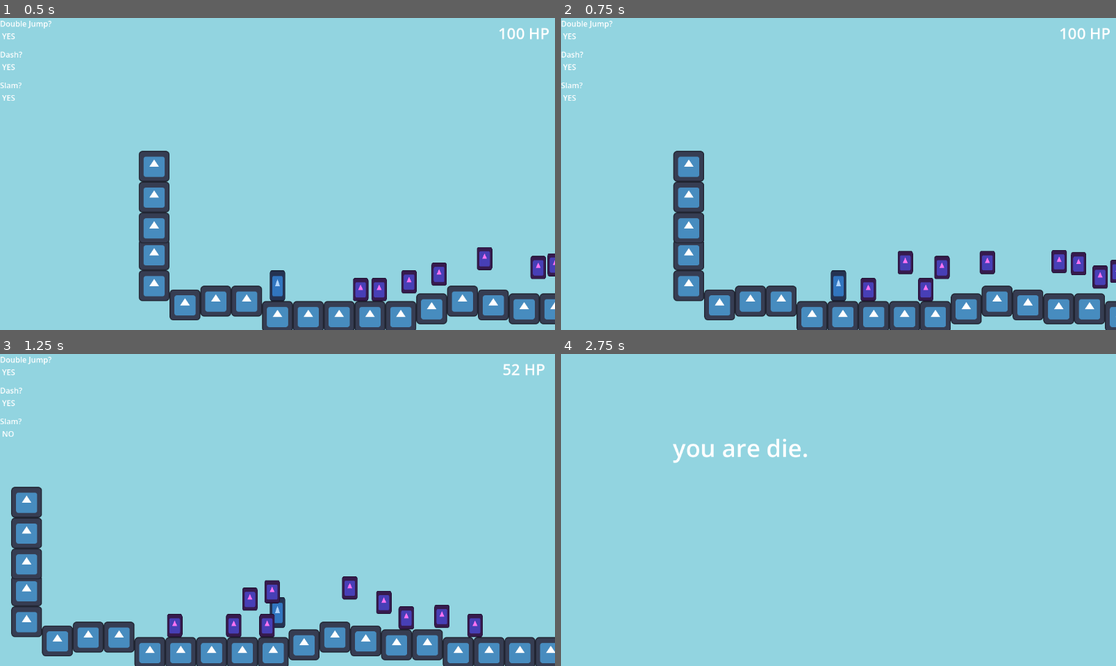
Above: before the commit, frames 1-4 (two rows, left to right).
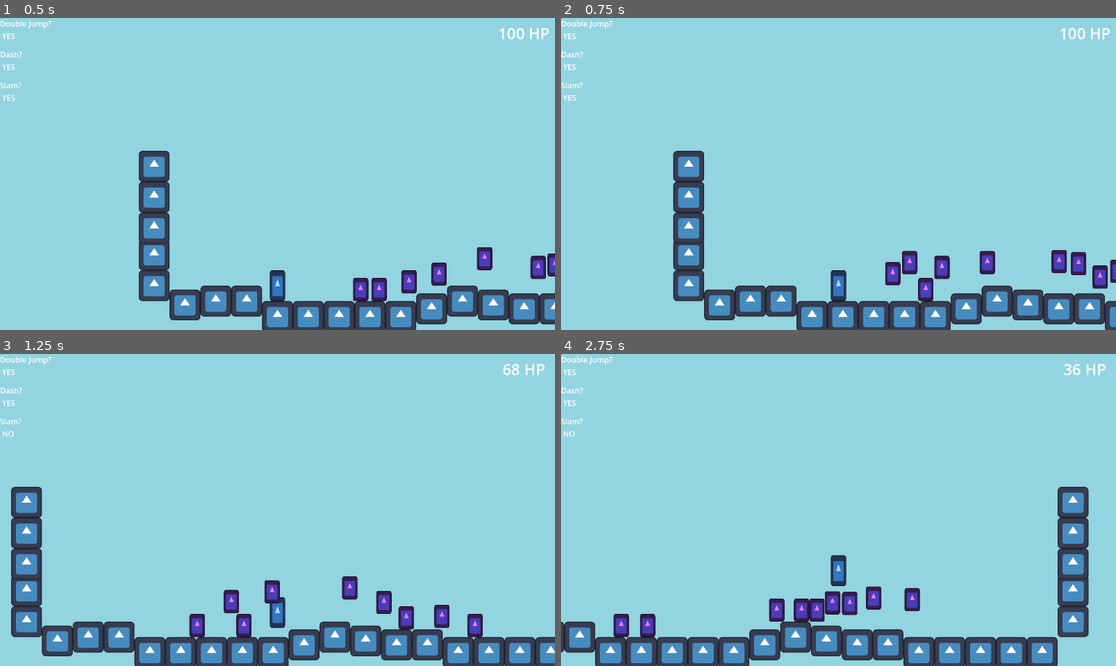
Above: after the commit, the same moments.

Repository: HeroHunterIguess/untitled-wip-game
Game: Godot game, scene res://scenes/worlds/test_scene.tscn
The game is run twice, just before and just after one commit, with the same random seed, the same clock (stepped at 60 frames per second) and the same inputs. The engine's default icon, where the game draws it, is replaced by a stand-in: a white triangle on a blue panel in a dark square.
Inputs (mouse positions are in pixels of both pictures, inside the frame that each line leads up to):
- Up to frame 1 (0.5 s): no input
- Up to frame 2 (0.75 s): move the mouse to (960, 158) at 0.52 s; hold D (right) from 0.53 s (still down); right-click (960, 158) at 0.6 s
- Up to frame 3 (1.25 s): keep holding D (right); tap Space (double jump) at 0.77 s; tap F (ground_slam) at 0.8 s
- Up to frame 4 (2.75 s): move the mouse to (727, 525) at 1.27 s; tap F (ground_slam) at 1.35, 2.3 s; tap Space (double jump) at 1.52 s; right-click (727, 525) at 1.55 s; move the mouse to (894, 441) at 2.02 s; release D (right) at 2.03 s; hold A (left) from 2.03 s (still down); tap E (air_freeze) at 2.1 s

Frame 1 is identical in both runs. In frame 2, 0.6% of the frame differs, in the area x 53-65%, y 74-91%; in frame 3, 1.4%; in frame 4, 14%, in the area x 0-99%, y 0-100%.

Commit message:
add grenade attack

Diff:
--- a/scenes/attacks/grenade.tscn
+++ b/scenes/attacks/grenade.tscn
@@ -1,16 +1,28 @@
 [gd_scene format=3 uid="uid://ds22x58gu42nr"]
 
+[ext_resource type="Script" uid="uid://bp1u6kmcrvwt7" path="res://scripts/game/grenade.gd" id="1_jionv"]
 [ext_resource type="Texture2D" uid="uid://bvhe2m66j7025" path="res://icon.svg" id="1_mmjb5"]
 
+[sub_resource type="CircleShape2D" id="CircleShape2D_mmjb5"]
+radius = 24.0
+
 [sub_resource type="CircleShape2D" id="CircleShape2D_jionv"]
-radius = 16.0
+radius = 144.0
 
-[node name="grenade" type="Area2D" unique_id=703206288]
+[node name="grenade" type="RigidBody2D" unique_id=1173475647]
+script = ExtResource("1_jionv")
 
-[node name="Icon" type="Sprite2D" parent="." unique_id=14583657]
-position = Vector2(-1.1920929e-07, -1.1920929e-07)
-scale = Vector2(0.21875001, 0.21875001)
+[node name="Icon" type="Sprite2D" parent="." unique_id=1018795479]
+position = Vector2(-2.3841858e-07, -2.3841858e-07)
+scale = Vector2(0.3125, 0.3125)
 texture = ExtResource("1_mmjb5")
 
-[node name="CollisionShape2D" type="CollisionShape2D" parent="." unique_id=1886365460]
+[node name="CollisionShape2D" type="CollisionShape2D" parent="." unique_id=1562555570]
+shape = SubResource("CircleShape2D_mmjb5")
+
+[node name="explosion_radius" type="Area2D" parent="." unique_id=2090664838]
+
+[node name="CollisionShape2D" type="CollisionShape2D" parent="explosion_radius" unique_id=913717367]
 shape = SubResource("CircleShape2D_jionv")
+
+[connection signal="area_entered" from="explosion_radius" to="." method="_on_explosion_radius_area_entered"]
--- /dev/null
+++ b/scripts/game/grenade.gd
@@ -0,0 +1,29 @@
+extends RigidBody2D
+
+var velocity = Vector2(0,0)
+var is_on_floor = false
+
+const KNOCKBACK = 1000
+const DAMAGE = 60
+
+func _physics_process(delta):
+
+	# apply gravity & movement
+	velocity.y += global.GRAVITY
+	if velocity.y > global.TERMINAL_VELOCITY:
+		velocity.y = global.TERMINAL_VELOCITY
+
+	move_and_collide(velocity * delta)
+
+# explode when it hits an enemy
+func _on_explosion_radius_area_entered(area: Area2D) -> void:
+	# UPDATE THIS TO ENSURE ITS NOT CALLING FUNCTIONS ON ANOTHER GRENADE INSTANCE WHICH ERRORS
+	if !area.is_in_group("player"):
+		area.get_parent().take_damage(DAMAGE)
+
+	if area.to_local(self.global_position).x >= 0:
+		area.get_parent().take_kb(KNOCKBACK, false)
+	else:
+		area.get_parent().take_kb(KNOCKBACK, true)
+
+	queue_free()
--- a/scripts/game/ground_slam.gd
+++ b/scripts/game/ground_slam.gd
@@ -1,13 +1,13 @@
 extends Area2D
 
-var damage = 55
-var knockback = 1250
+const DAMAGE = 55
+const KNOCKBACK = 1250
 
 func _on_area_entered(area: Area2D) -> void:
 	if !area.is_in_group("player"):
-		area.get_parent().take_damage(damage)
+		area.get_parent().take_damage(DAMAGE)
 
 		if area.to_local(self.global_position).x >= 0:
-			area.get_parent().take_kb(knockback, false)
+			area.get_parent().take_kb(KNOCKBACK, false)
 		else:
-			area.get_parent().take_kb(knockback, true)
+			area.get_parent().take_kb(KNOCKBACK, true)
--- a/scripts/game/player.gd
+++ b/scripts/game/player.gd
@@ -33,6 +33,13 @@
 	if !dashing && !slamming:
 		data.player_health -= amount
 		# hurt sfx/animations here:
+
+func take_kb(force, is_right):
+	if is_right:
+		velocity.x += force
+	elif !is_right:
+		velocity.x -= force
+	velocity.y -= global.VERTICAL_KNOCKBACK
 
 
 # updating movement and physics every frame
@@ -119,6 +126,7 @@
 # preloads for different attacks
 const melee_preload = preload("res://scenes/attacks/basic_melee.tscn")
 const ground_slam_preload = preload("res://scenes/attacks/ground_slam.tscn")
+const grenade_preload = preload("res://scenes/attacks/grenade.tscn")
 
 # main inputs and attacks
 func _process(_delta):
@@ -172,3 +180,6 @@
 		ground_slam = null
 
 	# spawn grenade
+	if Input.is_action_just_pressed("grenade"):
+		var grenade = grenade_preload.instantiate()
+		add_child(grenade)
Not shown, added: scripts/game/grenade.gd.uid
